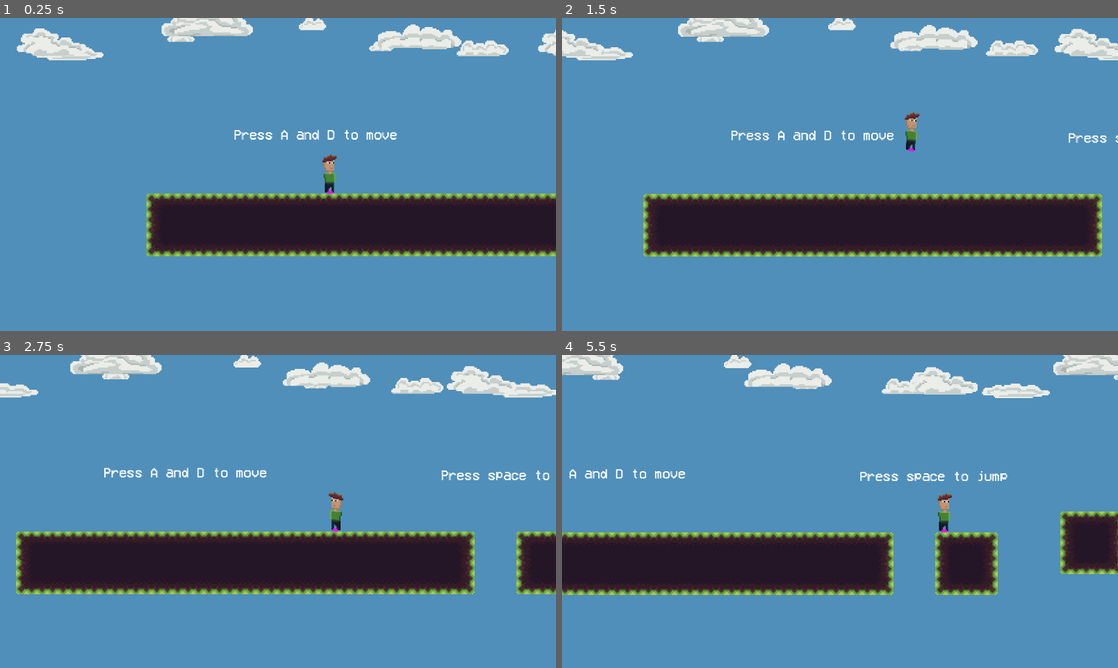
Above: before the commit, frames 1-4 (two rows, left to right).
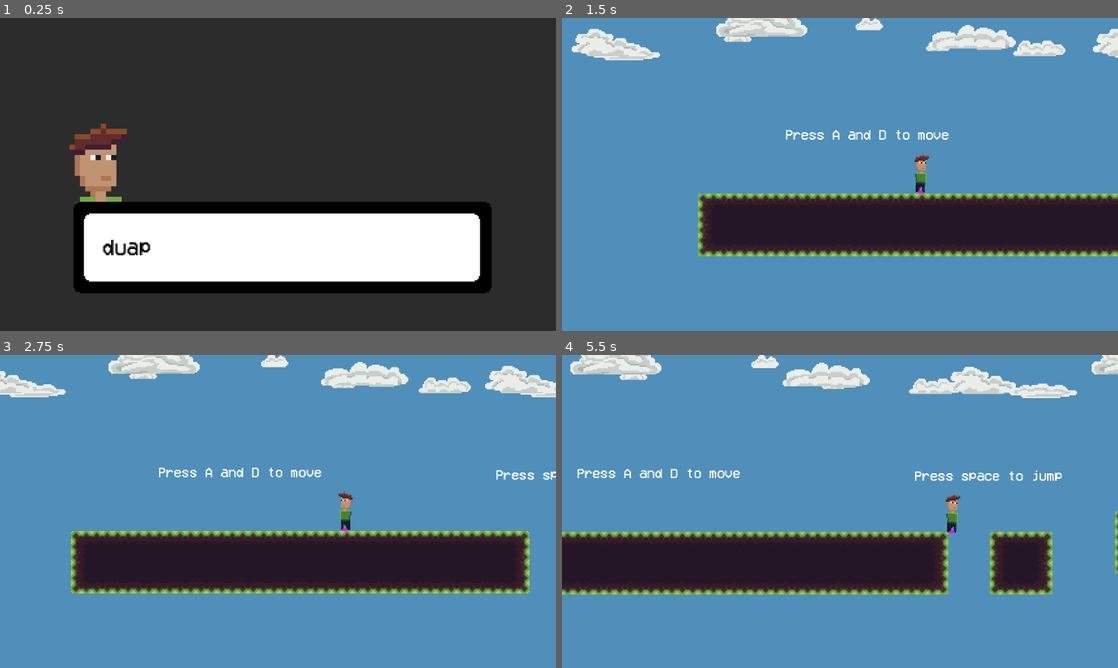
Above: after the commit, the same moments.

Repository: Paprikatto/the-bigger-the-knight
Game: Godot game, scene res://Scenes/level_manager.tscn
Two runs of this game, one before a commit and one after it. Both use one fixed random seed, a clock stepped at 60 frames per second and the inputs below.
Inputs:
- Up to frame 1 (0.25 s): no input
- Up to frame 2 (1.5 s): tap A (move_left) at 0.5, 1.25 s; hold D (move_right) from 0.53 s (still down); tap Space (jump) at 0.77 s
- Up to frame 3 (2.75 s): tap Space (jump) at 1.52 s; tap A (move_left) at 2 s; release D (move_right) at 2.03 s; hold A (move_left) from 2.03 s (still down)
- Up to frame 4 (5.5 s): release A (move_left) at 2.78 s; hold D (move_right) 2.78-4.28 s; tap Space (jump) at 3.02, 3.77, 4.52 s; tap A (move_left) at 3.5, 4.25 s; hold A (move_left) 4.28-5.03 s; hold D (move_right) from 5.03 s (still down)

The runs differ from the first frame. In frame 1, 98% of the frame differs, in the area x 0-100%, y 0-100%; in frame 2, 11%; in frame 3, 13%; in frame 4, 16%.

Commit message:
go to the next level at the end of cutscene

Diff:
--- a/Scenes/level_manager.tscn
+++ b/Scenes/level_manager.tscn
@@ -1,6 +1,7 @@
-[gd_scene load_steps=9 format=3 uid="uid://cadqjb45qym6o"]
+[gd_scene load_steps=10 format=3 uid="uid://cadqjb45qym6o"]
 
 [ext_resource type="Script" path="res://Scripts/level_manager.gd" id="1_cereu"]
+[ext_resource type="PackedScene" uid="uid://yuyyjs61e83q" path="res://Scenes/cutscene_talking.tscn" id="2_n7aep"]
 [ext_resource type="PackedScene" uid="uid://p474idq06jo4" path="res://Scenes/levels/tutorial_scene.tscn" id="2_uu0dm"]
 [ext_resource type="PackedScene" uid="uid://w5sucauuc6mw" path="res://Scenes/game_over_menu.tscn" id="3_jg1is"]
 [ext_resource type="PackedScene" uid="uid://bup3yl3yykson" path="res://Scenes/levels/level_2.tscn" id="3_pk6k6"]
@@ -11,7 +12,7 @@
 
 [node name="Level Manager" type="Node2D"]
 script = ExtResource("1_cereu")
-levels = Array[PackedScene]([ExtResource("2_uu0dm"), ExtResource("3_pk6k6"), ExtResource("4_7ey28")])
+levels = Array[PackedScene]([ExtResource("2_n7aep"), ExtResource("2_uu0dm"), ExtResource("4_7ey28"), ExtResource("3_pk6k6")])
 end_game_screen = ExtResource("4_j23kw")
 
 [node name="NextLevelAnimation" parent="." instance=ExtResource("3_r2icj")]
--- a/Scripts/dialog.gd
+++ b/Scripts/dialog.gd
@@ -29,8 +29,7 @@
 
 		if i >= max:
 			#koniec cutscenki tutaj przejscie dalej
-
-			pass
+			GameManager.next_level.emit()
 		else:
 			if dialogTable[i].who == Who.FIRST:
 				first.visible = true
